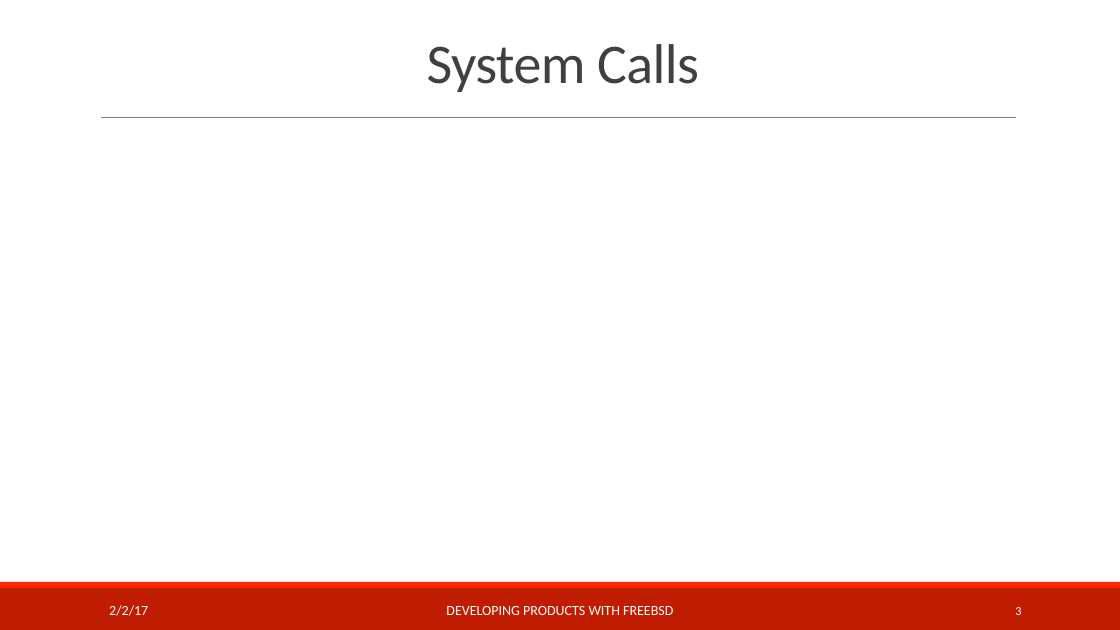
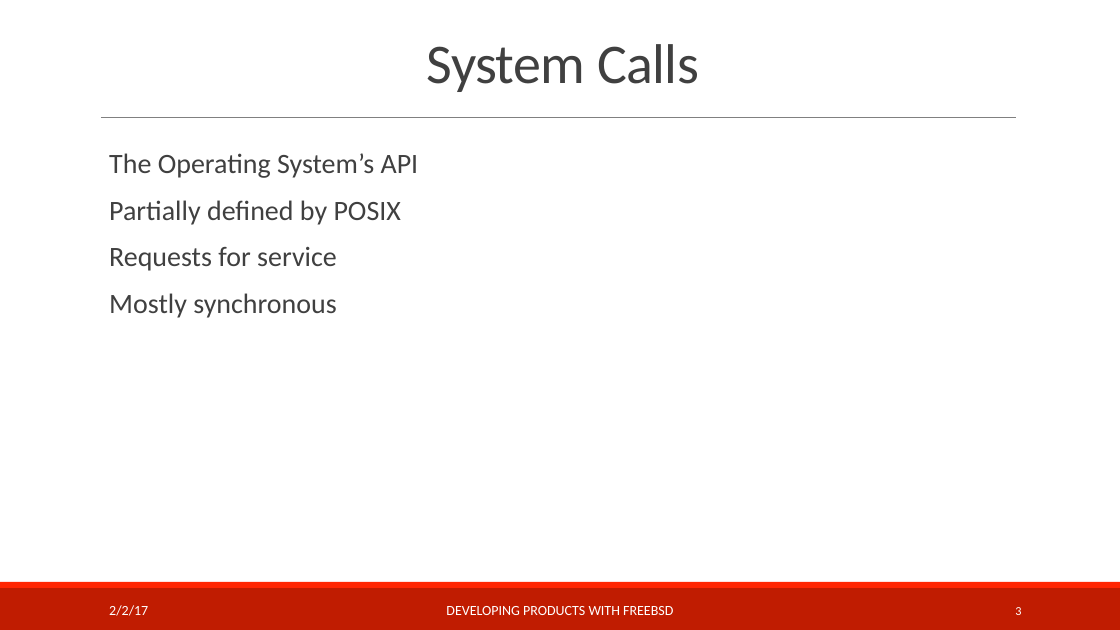
Before and after one commit to teachbsd/course, a slide deck: slide 3 of undergraduate/lectures/kernel-services.pptx. Drawn at 1120x630 pixels with LibreOffice and Linux fonts; fonts in the diff are those of the drawing; background and template pictures are left out. Boxes give left, top, right and bottom in pixels: in the first picture for what was removed or moved away, otherwise in the second. Text is boxed around its words. In the diff, an @@ line names an element or a change of style, - is before the commit and + after.

Commit message:
Convert labs to PowerPoint.
Add new labs covering device drivers and kernel services
Split communication lab into two pieces.
Split storage lab into two pieces.

```diff
--- a/undergraduate/lectures/kernel-services.pptx
+++ b/undergraduate/lectures/kernel-services.pptx
@@ text added at (x1=109, y1=153, x2=419, y2=318), 24 pt, text #404040 @@
+  The Operating System’s API
+  Partially defined by POSIX
+  Requests for service
+  Mostly synchronous
```
Also in this commit, not shown: 4 slides added, 9 other files.
